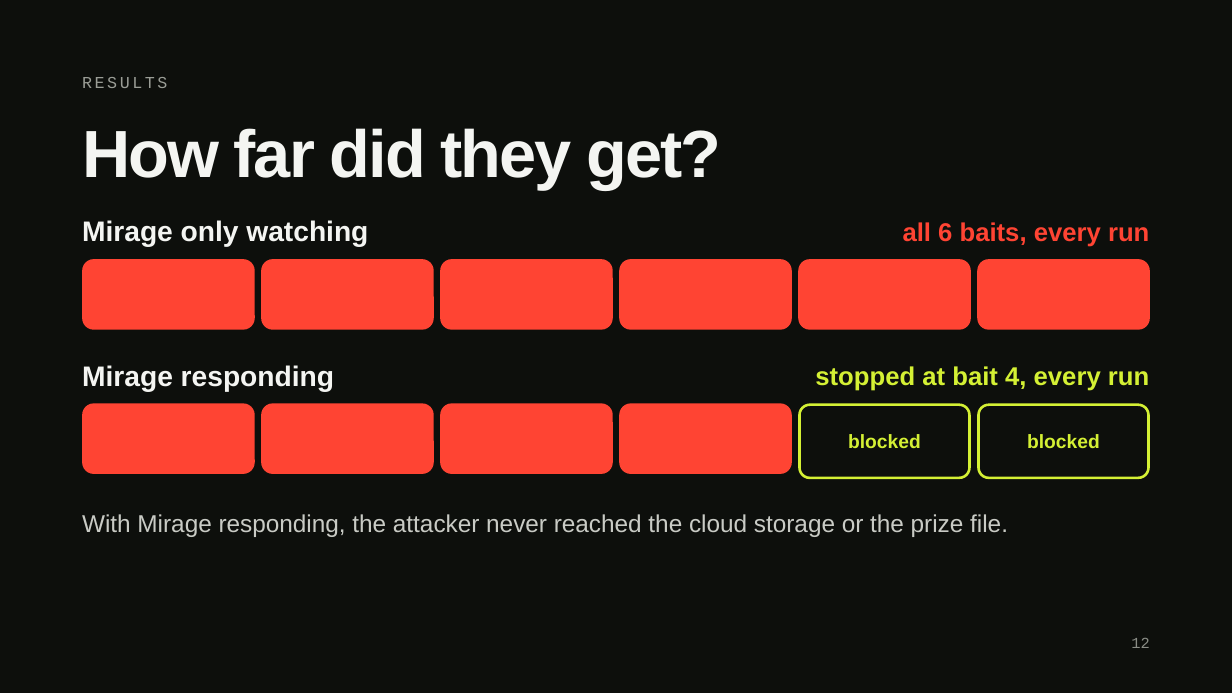
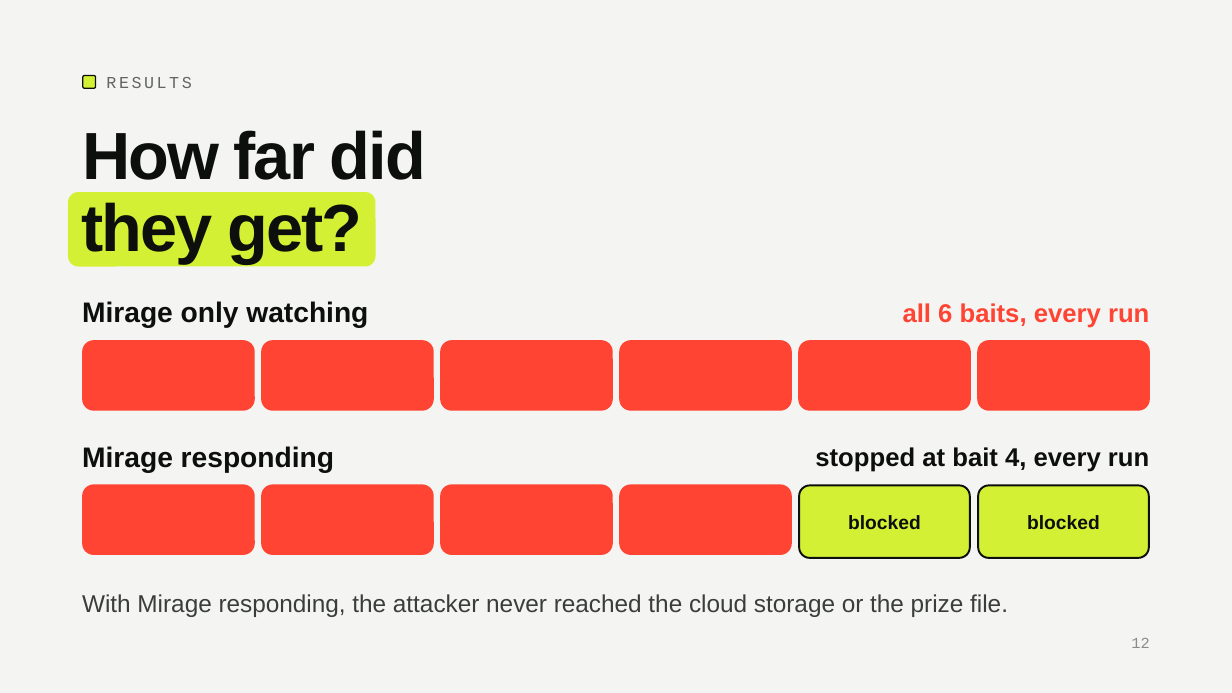
Before and after one commit to AmarWaqar-TSKLI/mirage, a slide deck: slide 12 of submissions/project-presentation/Group5_presentation.pptx. Drawn at 1232x693 pixels with LibreOffice and Linux fonts; fonts in the diff are those of the drawing. Boxes give left, top, right and bottom in pixels: in the first picture for what was removed or moved away, otherwise in the second. Text is boxed around its words. In the diff, an @@ line names an element or a change of style, - is before the commit and + after.

Commit message:
Give every slide the same look

```diff
--- a/submissions/project-presentation/Group5_presentation.pptx
+++ b/submissions/project-presentation/Group5_presentation.pptx
@@ background #0D0F0C to #F4F5F2 @@
@@ rounded rectangle added at (83, 76, 96, 89), fill #D4F034, outline #0D0F0C 1 pt @@
@@ text "RESULTS": place and size @@
-text "RESULTS" at (82, 77, 167, 88)
+text "RESULTS" at (106, 77, 191, 88)
@@ text "RESULTS" at (106, 77, 191, 88): text colour #9A9D96 to #63665F @@
@@ text at (82, 130, 426, 180): text changed; text colour #F4F5F2 to #0D0F0C @@
-How far did they get?
+How far did
@@ freeform shape added at (68, 192, 376, 267), fill #D4F034, 52 pt, text #0D0F0C, bold @@
+they get?
@@ text "Mirage only watching" at (82, 301, 368, 328): text colour #F4F5F2 to #0D0F0C @@
@@ 4 rounded rectangles: place and size @@
-4 rounded rectangles at (82, 404, 792, 474)
+4 rounded rectangles at (82, 340, 792, 410)
@@ 5 texts, 4 rounded rectangles: place and size @@
-5 texts, 4 rounded rectangles at (82, 220, 1151, 537)
+5 texts, 4 rounded rectangles at (82, 301, 1151, 617)
@@ text "Mirage responding" at (82, 446, 334, 473): text colour #F4F5F2 to #0D0F0C @@
@@ text "stopped at bait 4, every ..." at (815, 447, 1149, 472): text colour #D4F034 to #0D0F0C @@
@@ 4 rounded rectangles: place and size @@
-4 rounded rectangles at (82, 259, 792, 329)
+4 rounded rectangles at (82, 484, 792, 555)
@@ rounded rectangle "blocked" at (799, 485, 970, 557): text colour #D4F034 to #0D0F0C; fill #0D0F0C to #D4F034; outline #D4F034 2 pt to #0D0F0C 1.5 pt; proportions changed @@
@@ rounded rectangle "blocked" at (979, 485, 1150, 557): text colour #D4F034 to #0D0F0C; fill #0D0F0C to #D4F034; outline #D4F034 2 pt to #0D0F0C 1.5 pt; proportions changed @@
@@ text "With Mirage responding, the attacker ..." at (82, 594, 1008, 617): text colour #C9CBC5 to #3B3E38 @@
```
Also in this commit, not shown: 13 other slides changed.
